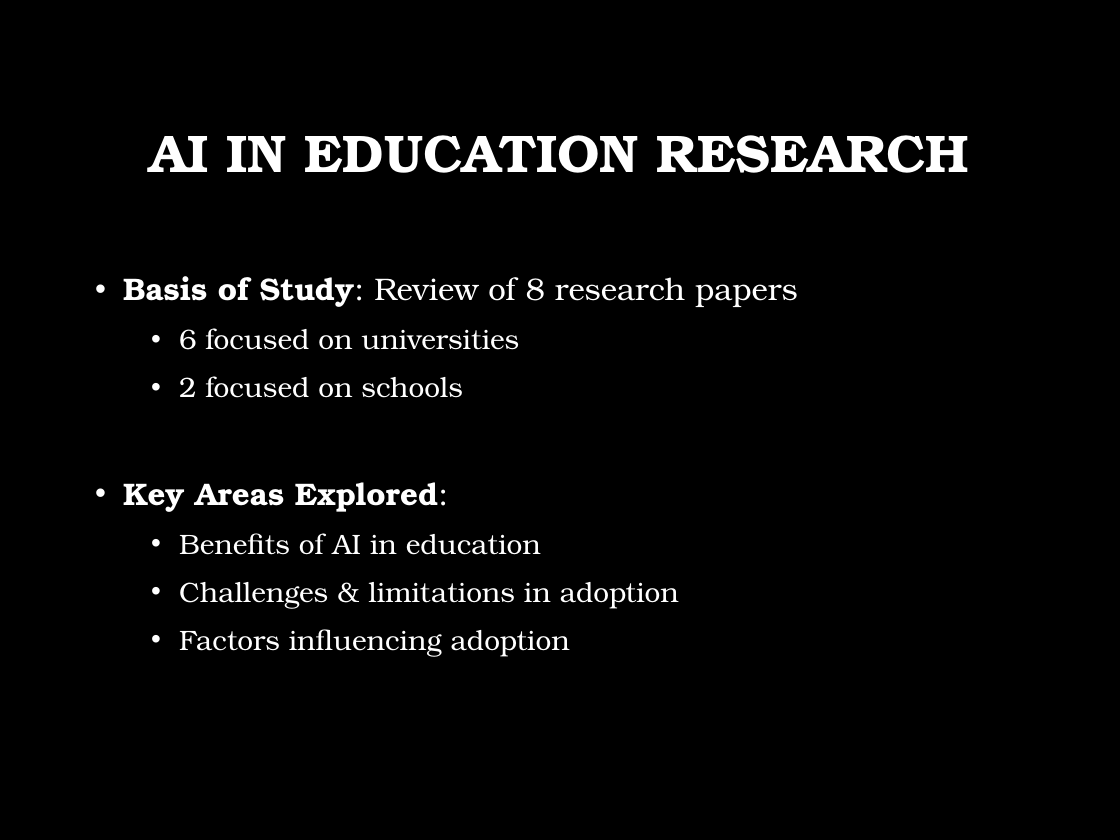
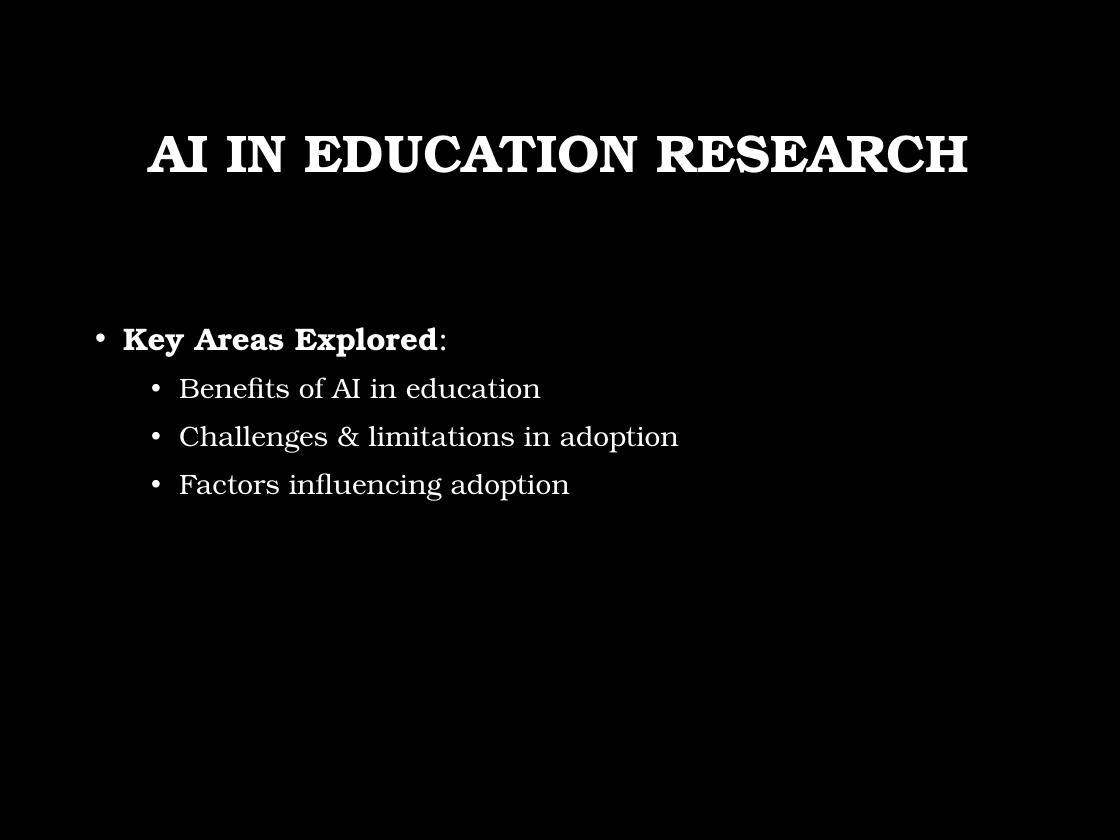
Before and after one commit to yuriiSY/Study-Buddy, a slide deck: slide 6 of Weekly Submissions/Week2/Presentation Week 2.pptx. Drawn at 1120x840 pixels with LibreOffice and Linux fonts; fonts in the diff are those of the drawing; background and template pictures are left out. Boxes give left, top, right and bottom in pixels: in the first picture for what was removed or moved away, otherwise in the second. Text is boxed around its words. In the diff, an @@ line names an element or a change of style, - is before the commit and + after.

```diff
--- a/Weekly Submissions/Week2/Presentation Week 2.pptx
+++ b/Weekly Submissions/Week2/Presentation Week 2.pptx
@@ text at (123, 276, 798, 398): paragraphs removed @@
-• Basis of Study: Review of 8 research papers
-  • 6 focused on universities
-  • 2 focused on schools
```
Also in this commit, not shown: 1 other slide changed.
